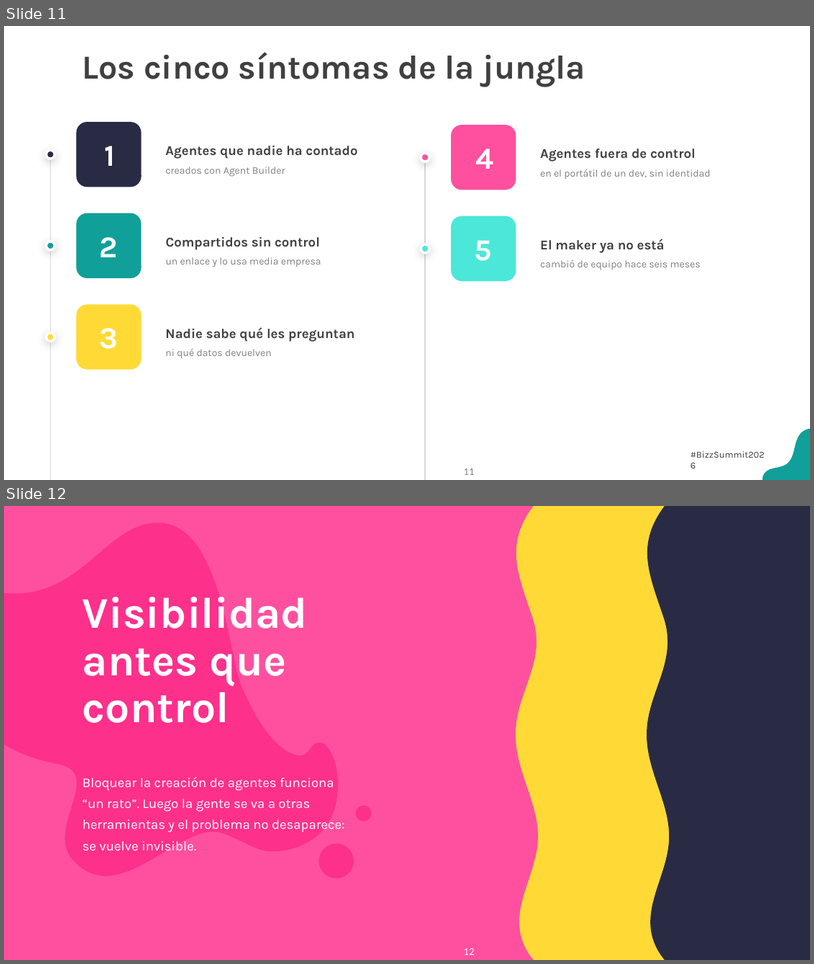
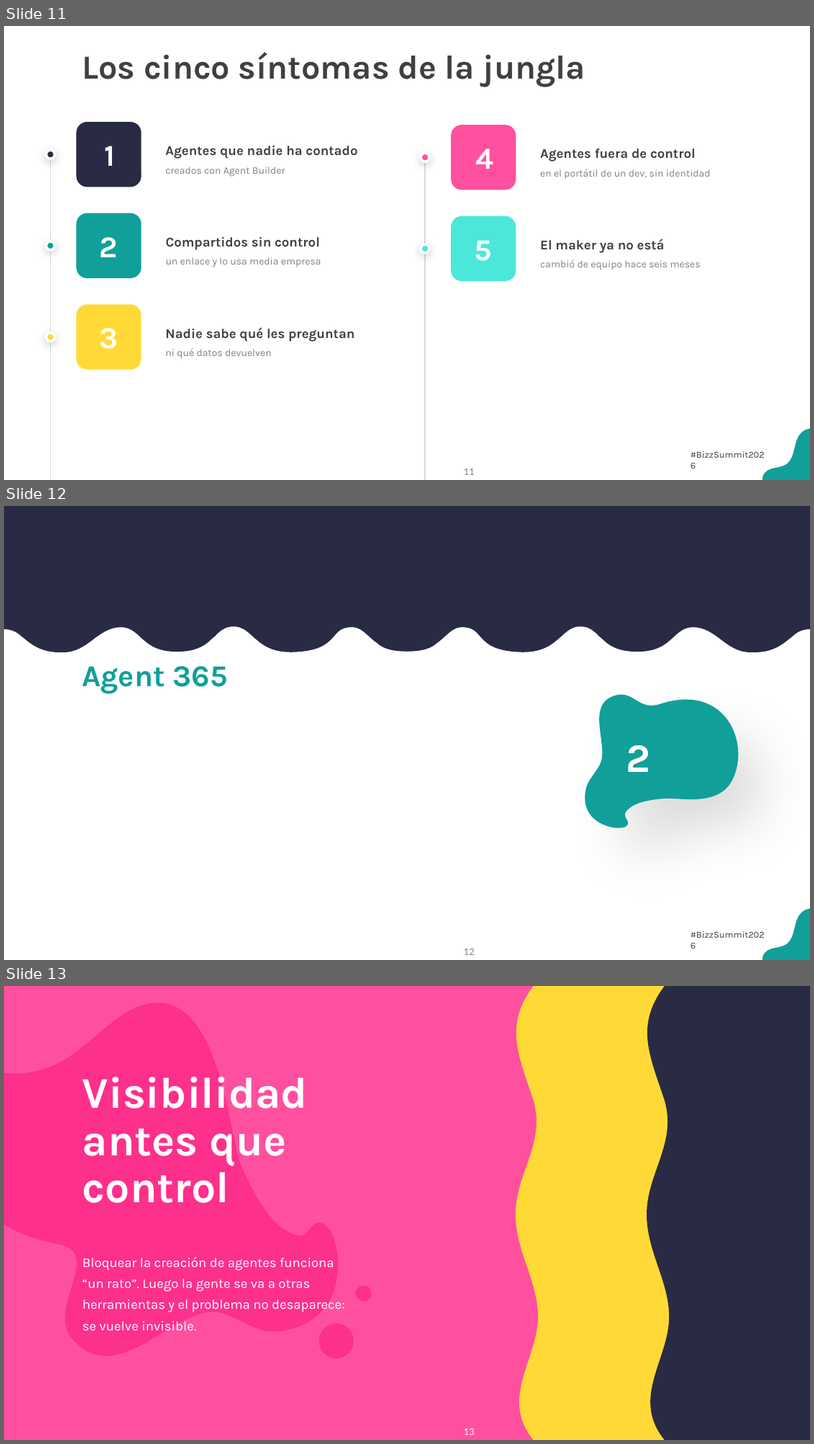
Before and after one commit to antoniosql/materiales-sesiones, a slide deck: BizzSummit/2026/01_trabajo/BizzSummit2026_De_la_jungla_al_control_plane.pptx. Shown one above the other, each under a label of ours: slides 11 and 12 before the commit, slides 11, 12 and 13 after it. The pictures are 814x964 and 814x1444 pixels, drawn with LibreOffice and Linux fonts; fonts in the diff are those of the drawing; background and template pictures are left out. Boxes give left, top, right and bottom in pixels: in the first picture for what was removed or moved away, otherwise in the second. Text is boxed around its words. In the diff, an @@ line names an element or a change of style, - is before the commit and + after.

```diff
--- a/BizzSummit/2026/01_trabajo/BizzSummit2026_De_la_jungla_al_control_plane.pptx
+++ b/BizzSummit/2026/01_trabajo/BizzSummit2026_De_la_jungla_al_control_plane.pptx
@@ slide 12 added at <box>4,506,810,960</box>, background #FFFFFF; not listed: 3 template elements that a slide beside it also shows @@
@@ freeform shape added at <box>4,506,810,652</box>, fill #292B45 @@
@@ text added at <box>82,666,228,694</box>, 36 pt, text #119F9A, bold @@
+Agent 365
@@ freeform shape added at <box>585,695,738,827</box>, fill #119F9A @@
@@ text added at <box>626,745,651,772</box>, 48 pt, text #FFFFFF, bold @@
+2
@@ what was slide 12 is now slide 13 @@
@@ page number at <box>464,1428,475,1435</box>: text changed @@
-12
+13
```
Also in this commit, not shown: 11 slides changed, 8 other slides added, 1 slide removed, 25 other files.
